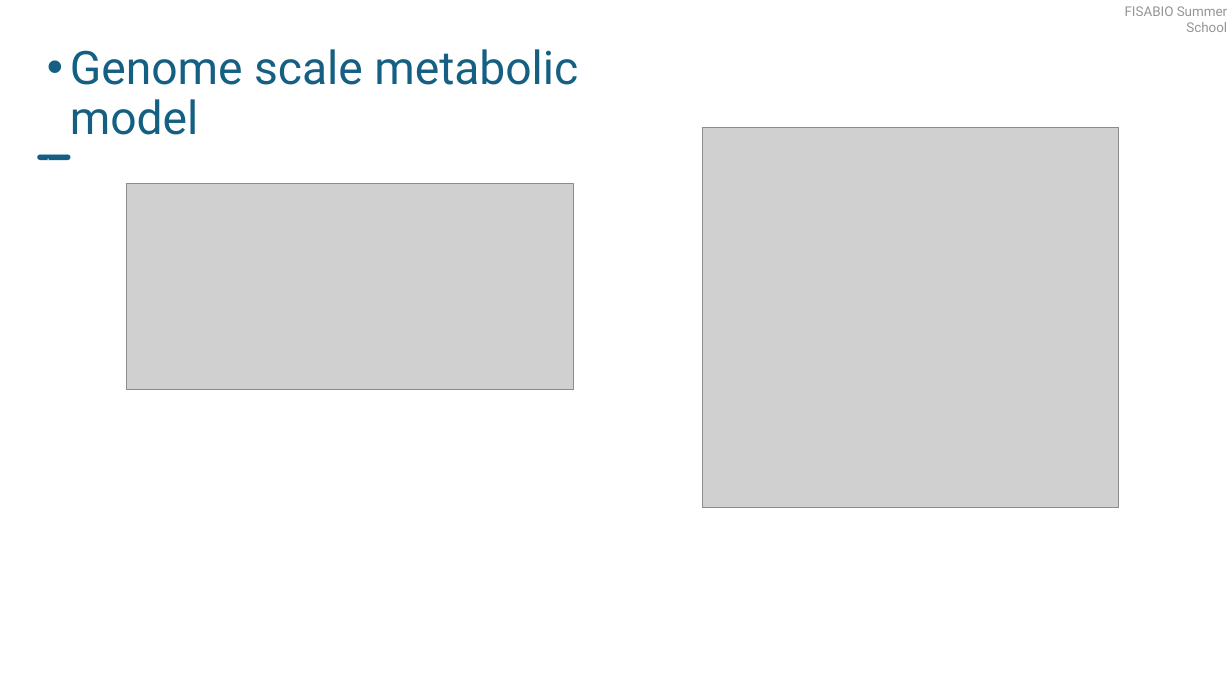
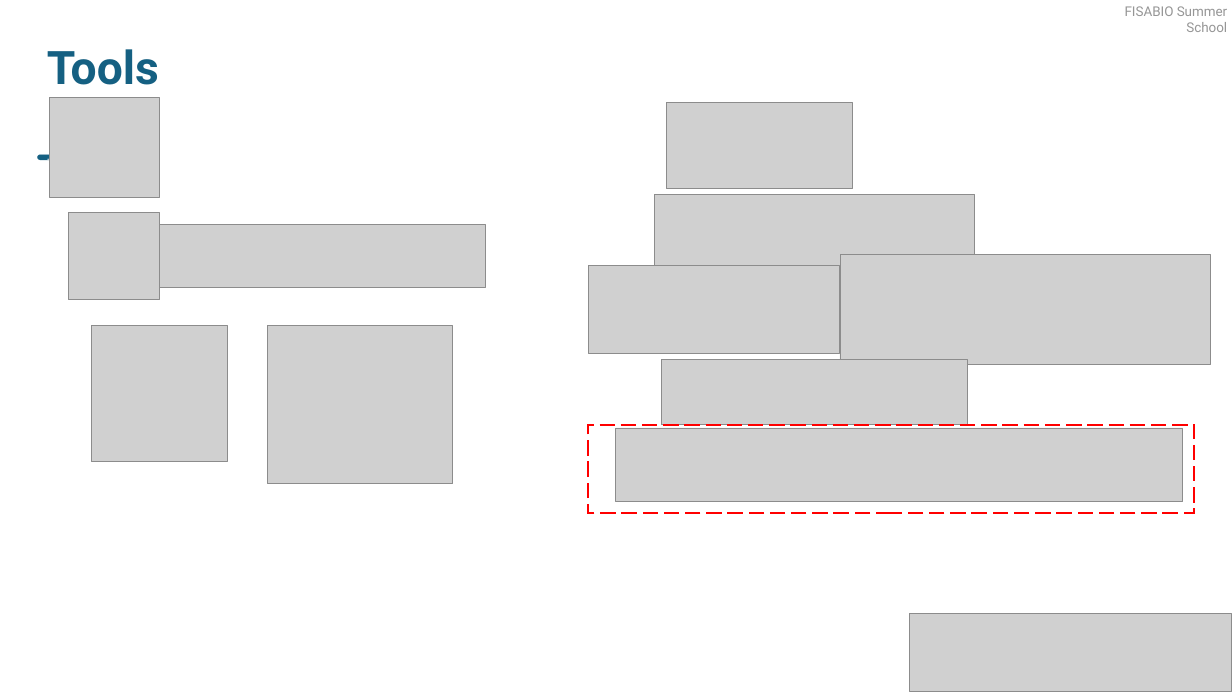
Before and after one commit to kshitijtandon/fisabio-gapseq-workshop, a slide deck: slide 11 of slides/FISABIO_workshop_v1.pptx (slide 9 before the commit). Drawn at 1232x693 pixels with LibreOffice and Linux fonts; fonts in the diff are those of the drawing; grey boxes stand for pictures. Boxes give left, top, right and bottom in pixels: in the first picture for what was removed or moved away, otherwise in the second. Text is boxed around its words. In the diff, an @@ line names an element or a change of style, - is before the commit and + after.

Commit message:
update the text flow and slides

```diff
--- a/slides/FISABIO_workshop_v1.pptx
+++ b/slides/FISABIO_workshop_v1.pptx
@@ text at bbox=[47, 49, 159, 85]: text changed; bold on @@
-• Genome scale metabolic model
+Tools
@@ picture: place and size @@
-picture at bbox=[702, 128, 1119, 507]
+picture at bbox=[50, 97, 159, 197]
@@ picture: place and size @@
-picture at bbox=[127, 184, 574, 390]
+picture at bbox=[666, 103, 853, 189]
@@ picture added at bbox=[654, 195, 975, 280] @@
@@ picture added at bbox=[68, 212, 159, 299] @@
@@ picture added at bbox=[159, 225, 485, 287] @@
@@ picture added at bbox=[588, 266, 840, 354] @@
@@ picture added at bbox=[840, 255, 1211, 365] @@
@@ picture added at bbox=[91, 326, 227, 462] @@
@@ picture added at bbox=[267, 326, 453, 484] @@
@@ picture added at bbox=[662, 360, 969, 425] @@
@@ rectangle added at bbox=[588, 425, 1194, 514], outline #FF0000 1.5 pt dashed @@
@@ picture added at bbox=[616, 428, 1183, 502] @@
@@ picture added at bbox=[910, 614, 1232, 692] @@
```
Also in this commit, not shown: 7 other slides changed, 5 slides added, 4 slides removed, 1 other file.
